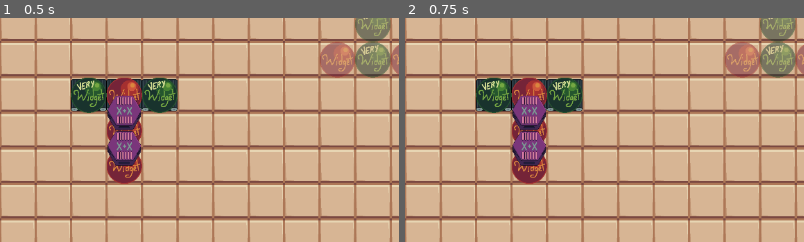
Above: before the commit, frames 1-2 (left to right).
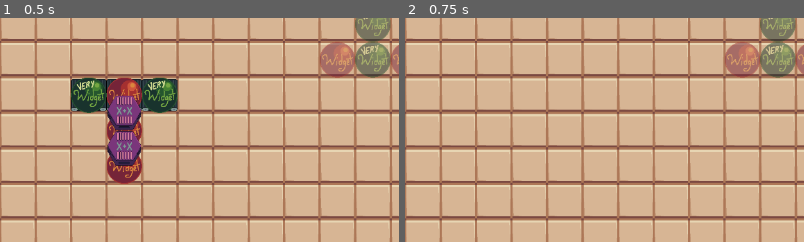
Above: after the commit, the same moments.

Repository: Salanmander/Roguetronics
Game: Godot game, scene res://Factory/factory.tscn
The game is run twice, just before and just after one commit, with the same random seed, the same clock (stepped at 60 frames per second) and the same inputs. The engine's default icon, where the game draws it, is replaced by a stand-in: a white triangle on a blue panel in a dark square.
Inputs:
- Up to frame 1 (0.5 s): no input
- Up to frame 2 (0.75 s): click "Do The Thing" at 0.5 s
The pictures show only the part of the screen within x 0-50%, y 10-60%; the shares and areas given below are measured in that part.

Frame 1 is identical in both runs. In frame 2, 6.6% of the frame differs, in the area x 17-45%, y 26-75%.

Commit message:
Clear button

Diff:
--- a/Factory/factory_floor.gd
+++ b/Factory/factory_floor.gd
@@ -308,8 +308,14 @@
 
 
 func _on_test_pressed():
-	Engine.physics_ticks_per_second *= 1.2
-	Engine.max_physics_steps_per_frame *= 1.2
+	for assembly:Assembly in assemblies:
+		remove_child(assembly)
+	for machine:Machine in machines:
+		remove_child(machine)
+
+	assemblies = []
+	machines = []
+
 	pass # Replace with function body.
 
 #endregion
